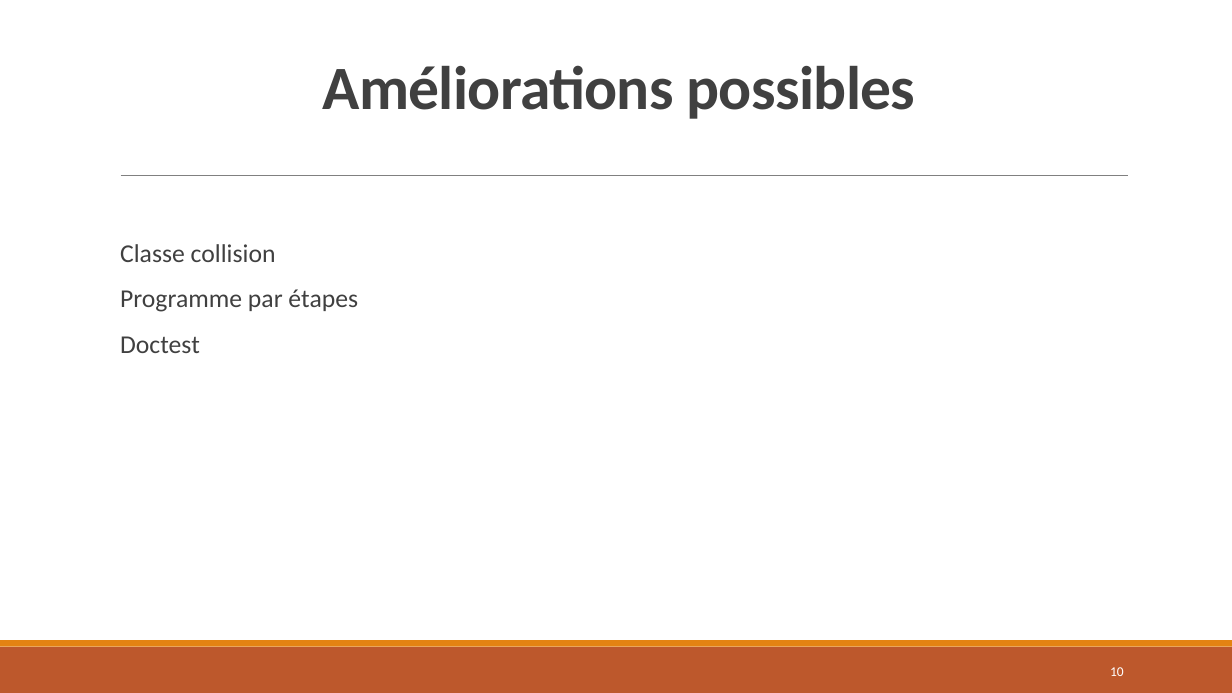
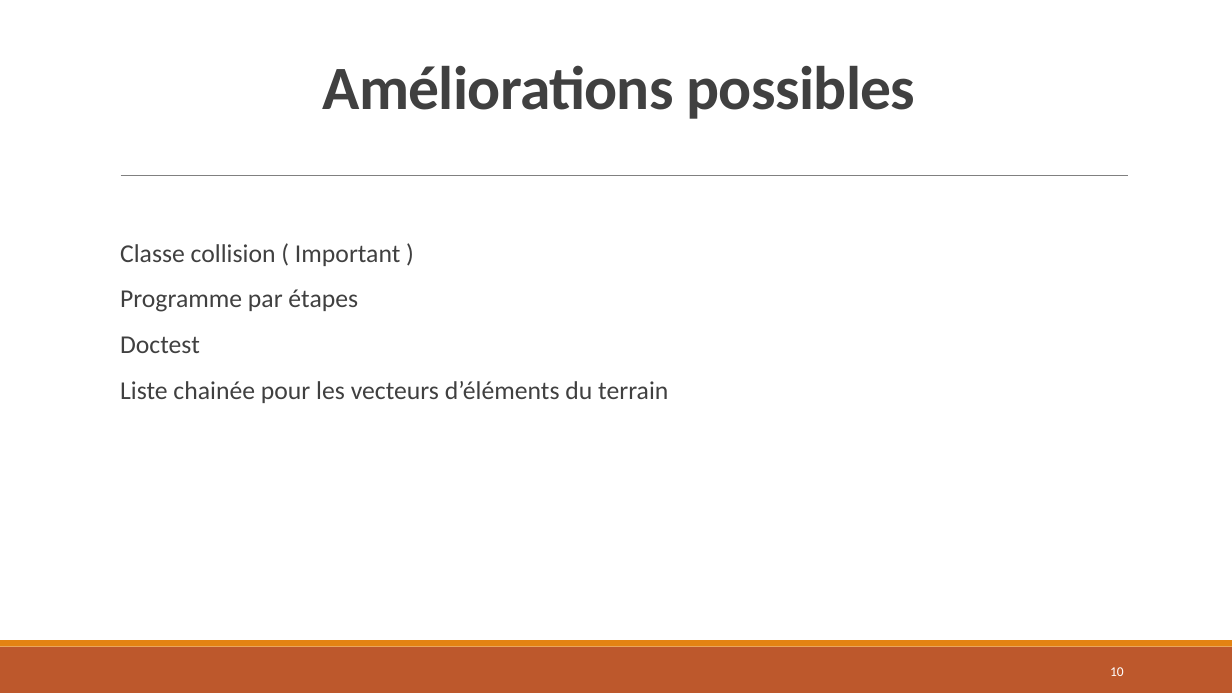
Before and after one commit to Skabran/Casse-Brique-Projet, a slide deck: slide 10 of Presentation_casse_brique.pptx. Drawn at 1232x693 pixels with LibreOffice and Linux fonts; fonts in the diff are those of the drawing. Boxes give left, top, right and bottom in pixels: in the first picture for what was removed or moved away, otherwise in the second. Text is boxed around its words. In the diff, an @@ line names an element or a change of style, - is before the commit and + after.

```diff
--- a/Presentation_casse_brique.pptx
+++ b/Presentation_casse_brique.pptx
@@ text at box(120, 244, 400, 266): text changed @@
-  Classe collision
+  Classe collision ( Important )
@@ text at box(120, 381, 668, 403): paragraph added @@
+  Liste chainée pour les vecteurs d’éléments du terrain
```
Also in this commit, not shown: 3 other slides changed, 1 other file.
